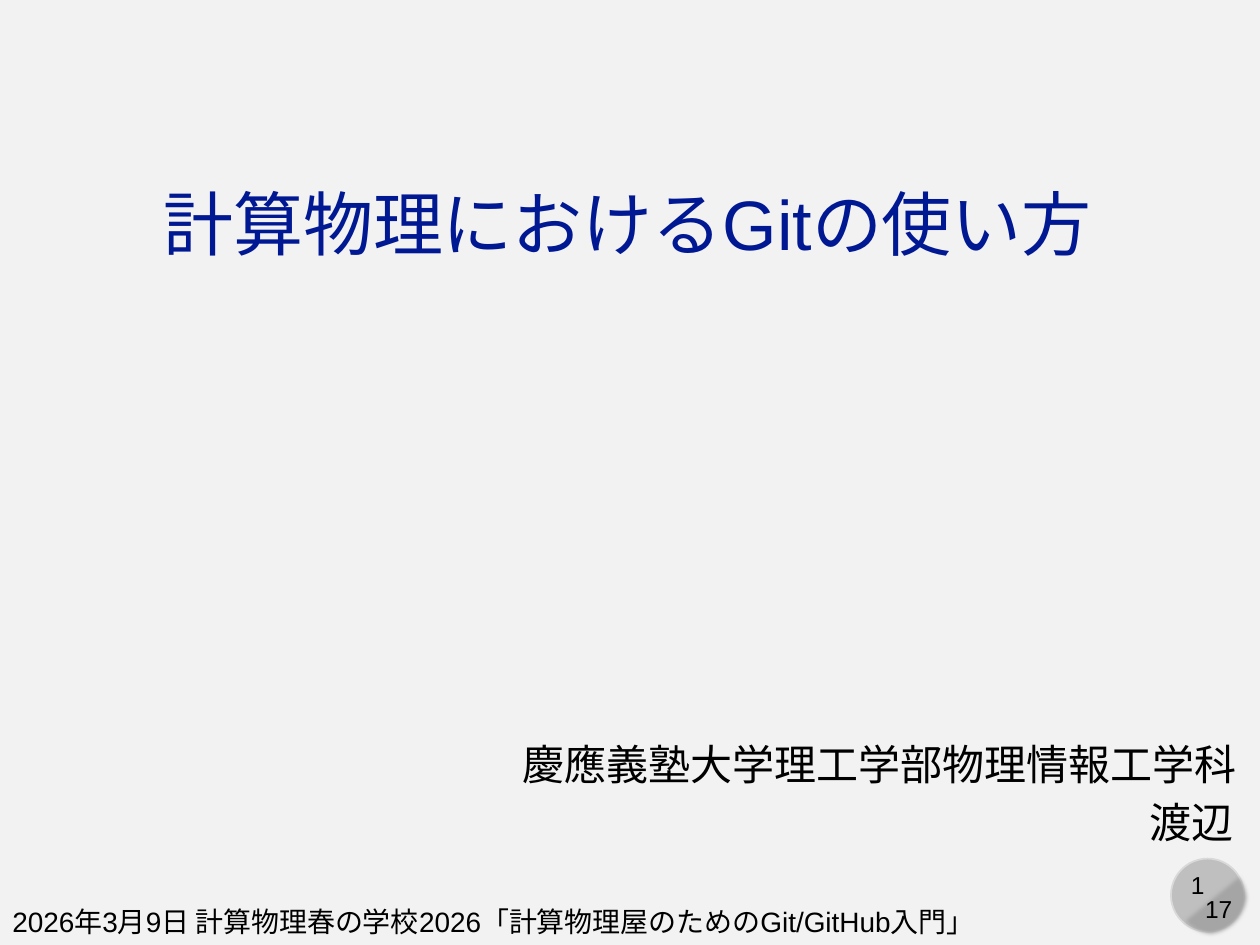
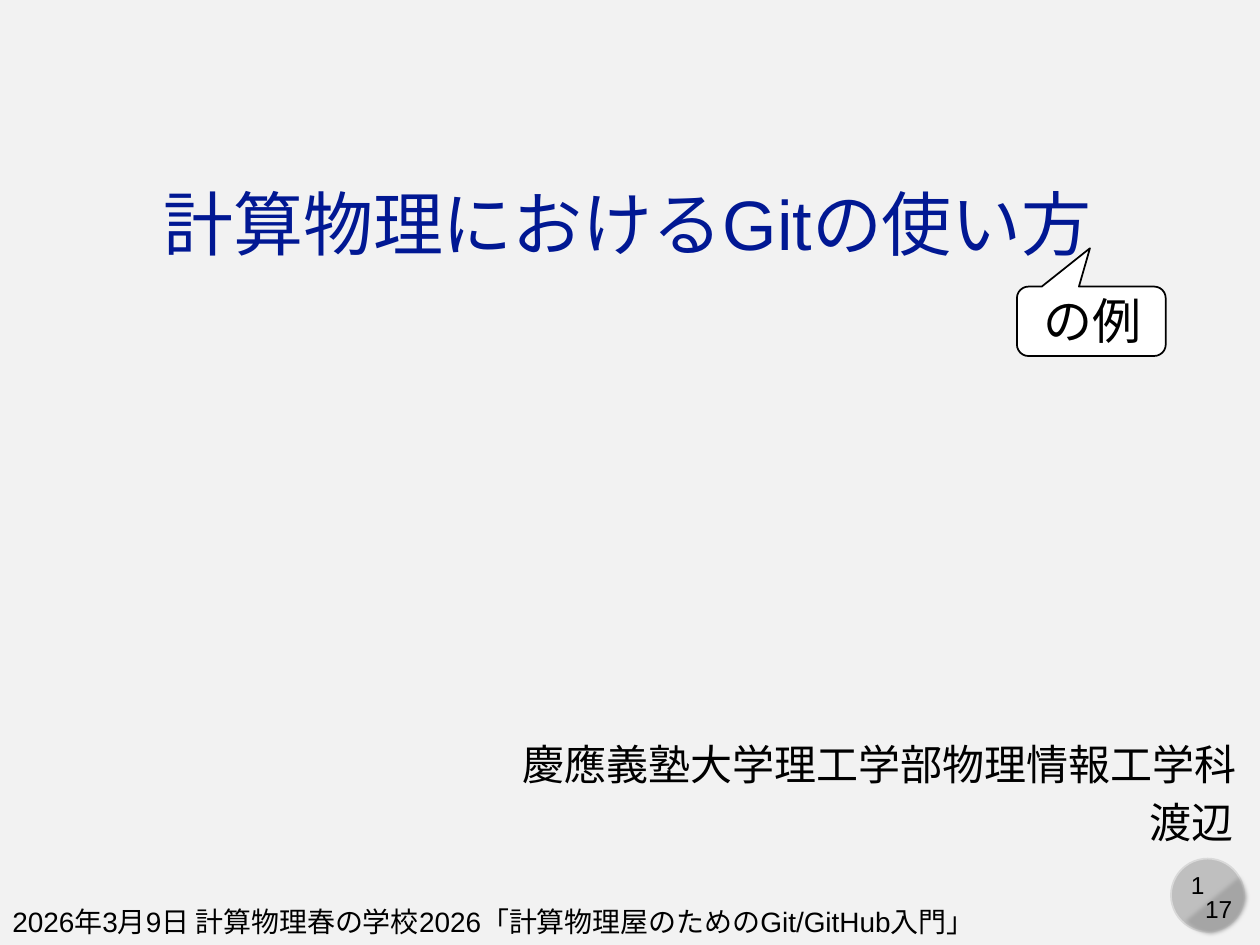
Before and after one commit to cpss2026-git/cpss2026-git.github.io, a slide deck: slide 1 of 01-lecture-git-basic/slides/01-c-compphys.pptx. Drawn at 1260x945 pixels with LibreOffice and Linux fonts; fonts in the diff are those of the drawing. Boxes give left, top, right and bottom in pixels: in the first picture for what was removed or moved away, otherwise in the second. Text is boxed around its words. In the diff, an @@ line names an element or a change of style, - is before the commit and + after.

```diff
--- a/01-lecture-git-basic/slides/01-c-compphys.pptx
+++ b/01-lecture-git-basic/slides/01-c-compphys.pptx
@@ rounded speech box added at box(1017, 286, 1166, 355), fill #FFFFFF, outline #000000 1 pt @@
@@ text added at box(1044, 298, 1142, 343), 28 pt, text #000000 @@
+の例
```
Also in this commit, not shown: 5 other slides changed, 1 other file.
